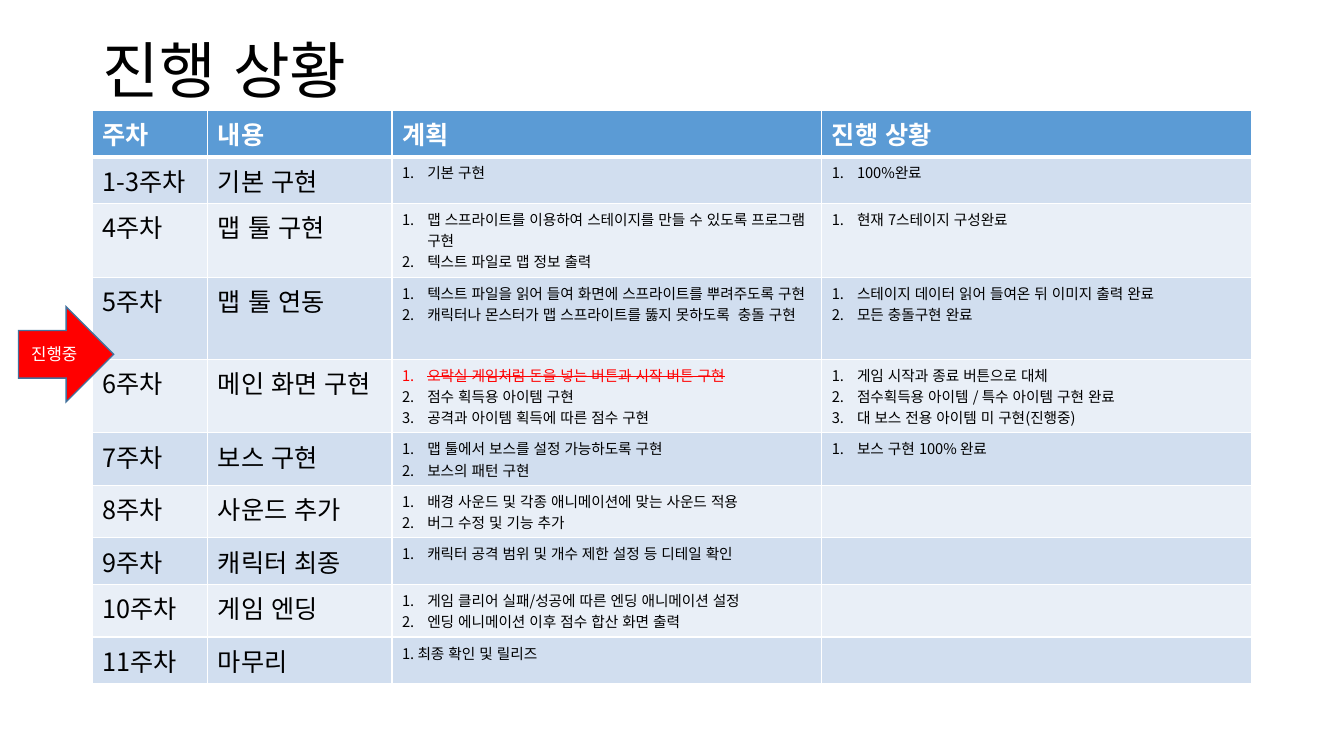
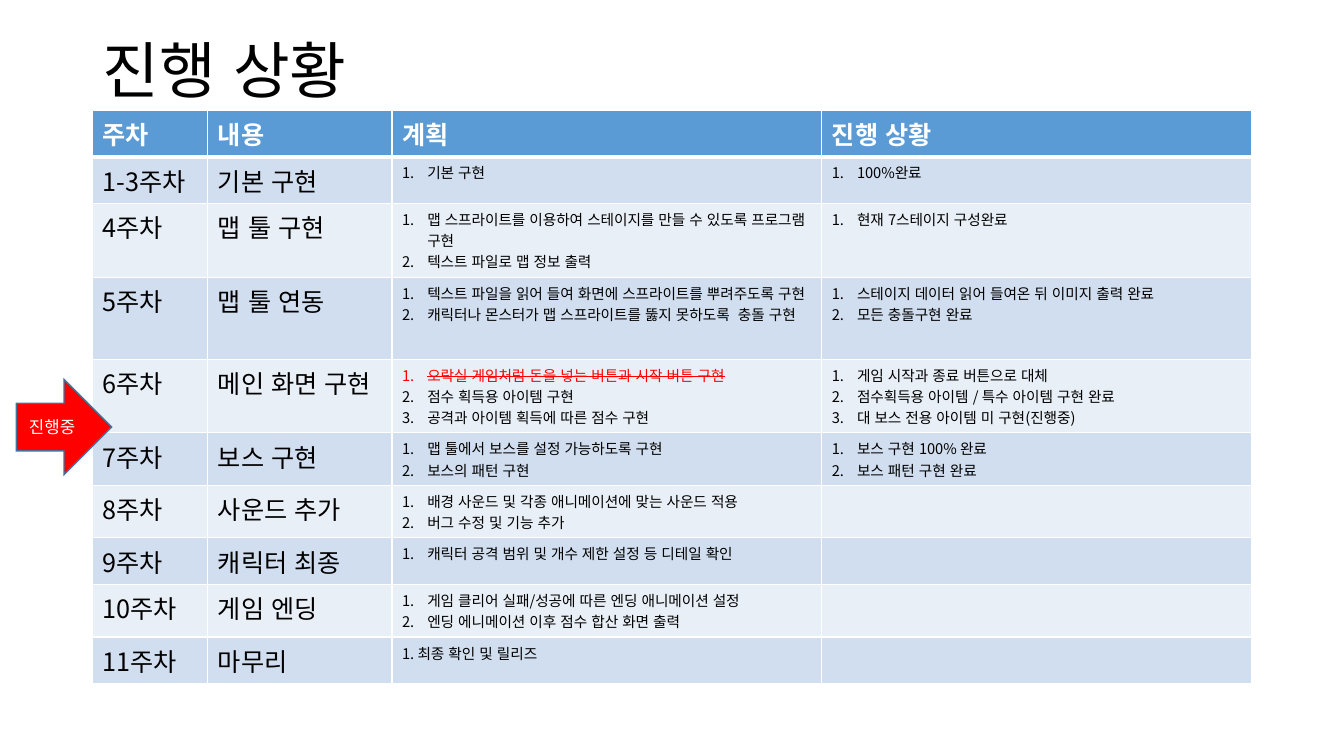
Before and after one commit to NadanKim/BubbleBobble_Copy, a slide deck: slide 4 of 2013180003 김나단 3차발표 ppt.pptx. Drawn at 1344x756 pixels with LibreOffice and Linux fonts; fonts in the diff are those of the drawing. Boxes give left, top, right and bottom in pixels: in the first picture for what was removed or moved away, otherwise in the second. Text is boxed around its words. In the diff, an @@ line names an element or a change of style, - is before the commit and + after.

```diff
--- a/2013180003 김나단 3차발표 ppt.pptx
+++ b/2013180003 김나단 3차발표 ppt.pptx
@@ table at <box>93,110,1252,677</box> @@
-row 6, column 4: 보스 구현 100% 완료
+row 6, column 4: 보스 구현 100% 완료 / 보스 패턴 구현 완료
@@ right arrow "진행중": place and size @@
-right arrow "진행중" at <box>18,307,113,401</box>
+right arrow "진행중" at <box>16,379,111,474</box>
```
Also in this commit, not shown: 9 other files.
